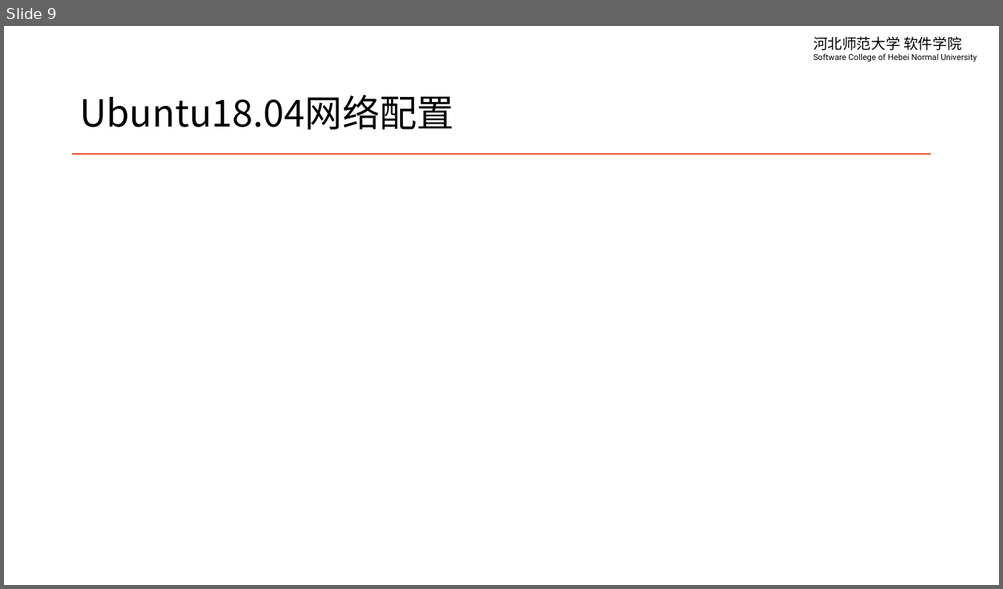
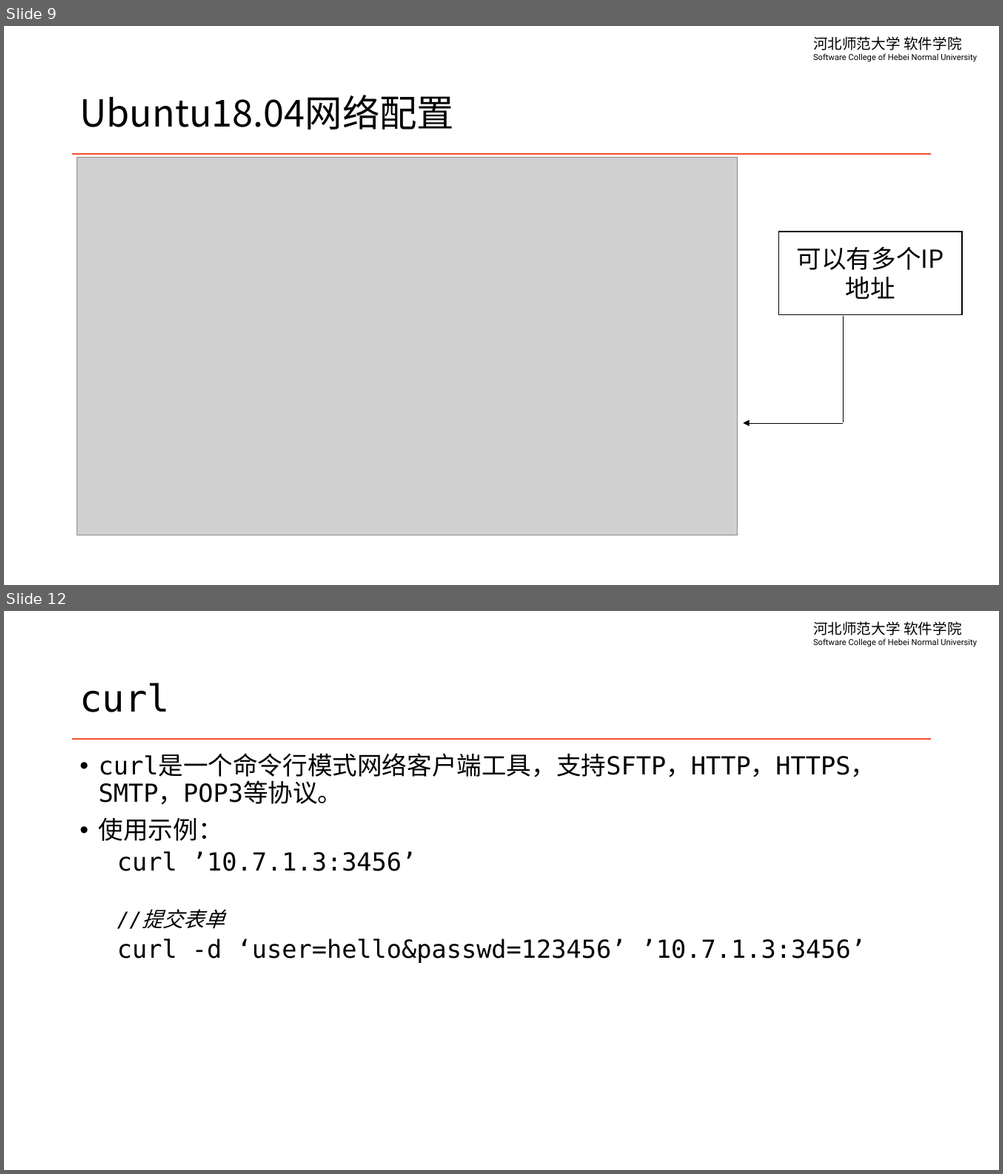
Before and after one commit to edu2act/course-linux-system, a slide deck: materials/slides/ch10-network.pptx. Shown one above the other, each under a label of ours: slide 9 before the commit, slides 9 and 12 after it; the slides between them are not shown. The pictures are 1003x589 and 1003x1174 pixels, drawn with LibreOffice and Linux fonts; fonts in the diff are those of the drawing; grey boxes stand for pictures. Boxes give left, top, right and bottom in pixels: in the first picture for what was removed or moved away, otherwise in the second. Text is boxed around its words. In the diff, an @@ line names an element or a change of style, - is before the commit and + after.

```diff
--- a/materials/slides/ch10-network.pptx
+++ b/materials/slides/ch10-network.pptx
@@ slide 12 added at <box>4,611,999,1170</box>, background #FFFFFF; not listed: 2 template elements that a slide beside it also shows @@
@@ title added at <box>79,683,169,712</box>, 36 pt, text #000000 @@
+curl
@@ text added at <box>99,755,876,963</box>, 24 pt, text #000000 @@
+• curl是一个命令行模式网络客户端工具，支持SFTP，HTTP，HTTPS，SMTP，POP3等协议。
+• 使用示例：
+  curl ’10.7.1.3:3456’
+  //提交表单
+  curl -d ‘user=hello&passwd=123456’ ’10.7.1.3:3456’
@@ slide 9 changed as well @@
@@ picture added at <box>77,157,737,536</box> @@
@@ rectangle added at <box>779,232,962,315</box>, fill #FFFFFF, outline #000000 1 pt, 24 pt, text #000000 @@
+可以有多个IP地址
@@ line added from (842, 423) to (842, 315), #000000 0.5 pt @@
@@ arrow added from (842, 423) to (743, 423), #000000 0.5 pt @@
```
Also in this commit, not shown: 8 other slides changed, 4 other slides added, 2 slides removed, 3 other files.
